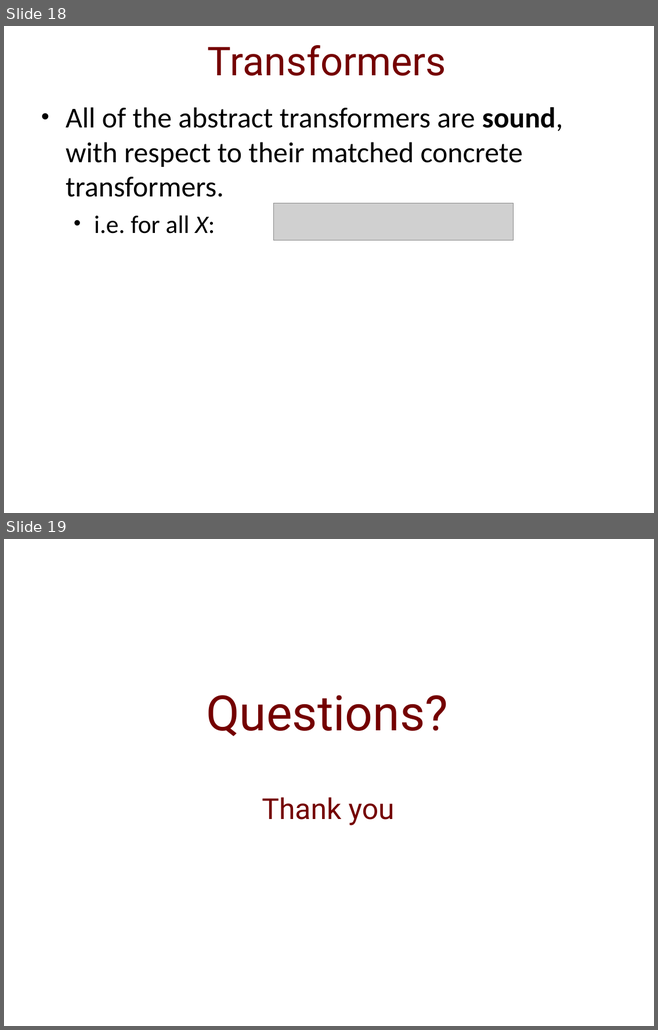
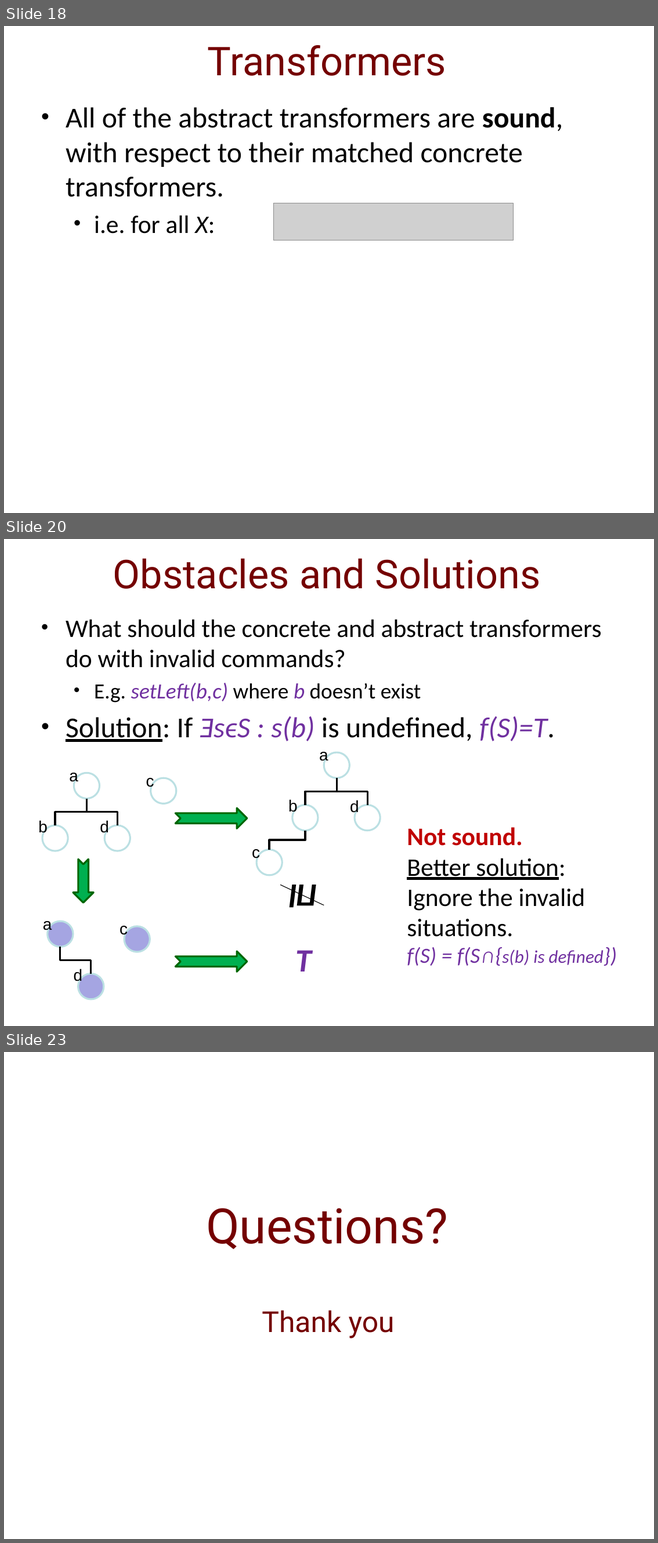
Before and after one commit to IdoBegun/PAAV_Project, a slide deck: Project Presentation.pptx. Shown one above the other, each under a label of ours: slides 18 and 19 before the commit, slides 18, 20 and 23 after it; the slides between them are not shown. The pictures are 658x1030 and 658x1543 pixels, drawn with LibreOffice and Linux fonts; fonts in the diff are those of the drawing; grey boxes stand for pictures; background and template pictures are left out. Boxes give left, top, right and bottom in pixels: in the first picture for what was removed or moved away, otherwise in the second. Text is boxed around its words. In the diff, an @@ line names an element or a change of style, - is before the commit and + after.

```diff
--- a/Project Presentation.pptx
+++ b/Project Presentation.pptx
@@ slide 20 added at [4, 539, 654, 1026], background picture (left out) @@
@@ title added at [113, 558, 540, 589], 44 pt, text #740000 @@
+Obstacles and Solutions
@@ text added at [65, 619, 601, 742], 28 pt, text #000000 @@
+• What should the concrete and abstract transformers do with invalid commands?
+  • E.g. setLeft(b,c) where b doesn’t exist
+• Solution: If ƎsϵS : s(b) is undefined, f(S)=T.
@@ text added at [146, 778, 154, 790], 18 pt, text #000000 @@
+c
@@ ellipse added at [151, 778, 176, 803], fill #FFFFFF at 90% opacity, outline #BBE0E3 2 pt @@
@@ notched right arrow added at [176, 808, 247, 828], fill #00B050, outline #006600 2 pt @@
@@ group added at [38, 773, 130, 851]: 3 ellipses, 3 texts, 2 elbow lines @@
+a
+b
+d
@@ group added at [252, 752, 379, 875]: 4 ellipses, 4 texts, 3 elbow lines @@
+a
+b
+d
+c
@@ text added at [407, 827, 603, 966], 28 pt, text #000000 @@
+Not sound.
+Better solution:
+Ignore the invalid situations.
+f(S) = f(S∩{s(b) is defined})
@@ notched right arrow added at [74, 859, 94, 903], fill #00B050, outline #006600 2 pt @@
@@ line added from (280, 885) to (324, 906), #000000 0.75 pt @@
@@ text added at [289, 885, 317, 908], 36 pt, text #000000, bold, italic @@
+Пl
@@ text added at [119, 926, 128, 938], 18 pt, text #000000 @@
+c
@@ ellipse added at [124, 926, 150, 951], fill #9C9CDF at 90% opacity, outline #BBE0E3 2 pt @@
@@ notched right arrow added at [176, 951, 247, 972], fill #00B050, outline #006600 2 pt @@
@@ text added at [295, 950, 311, 972], 36 pt, text #7030A0, bold, italic @@
+T
@@ group added at [43, 921, 103, 999]: 2 ellipses, 2 texts, 1 elbow line @@
+a
+d
@@ what was slide 19 is now slide 23 @@
```
Also in this commit, not shown: 5 slides changed, 3 other slides added.
